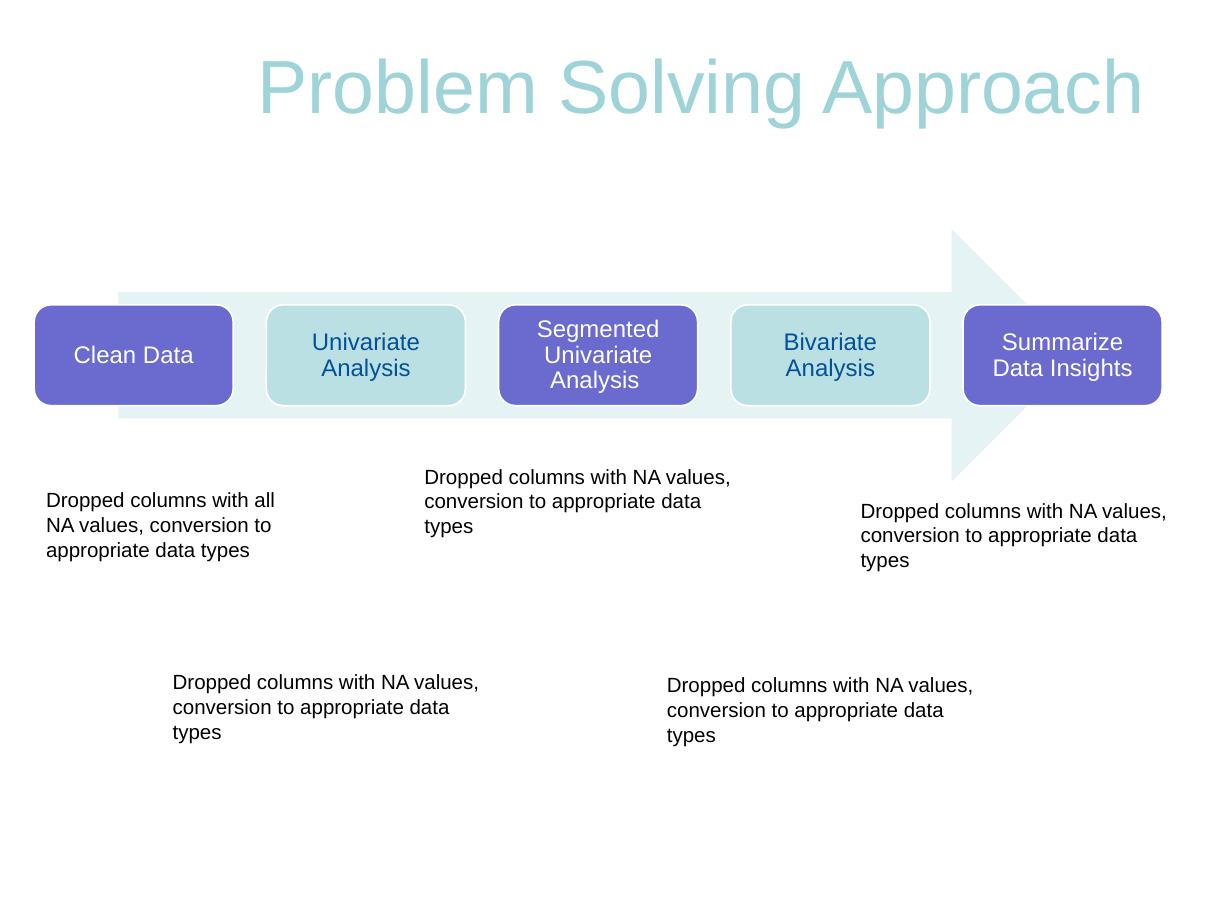
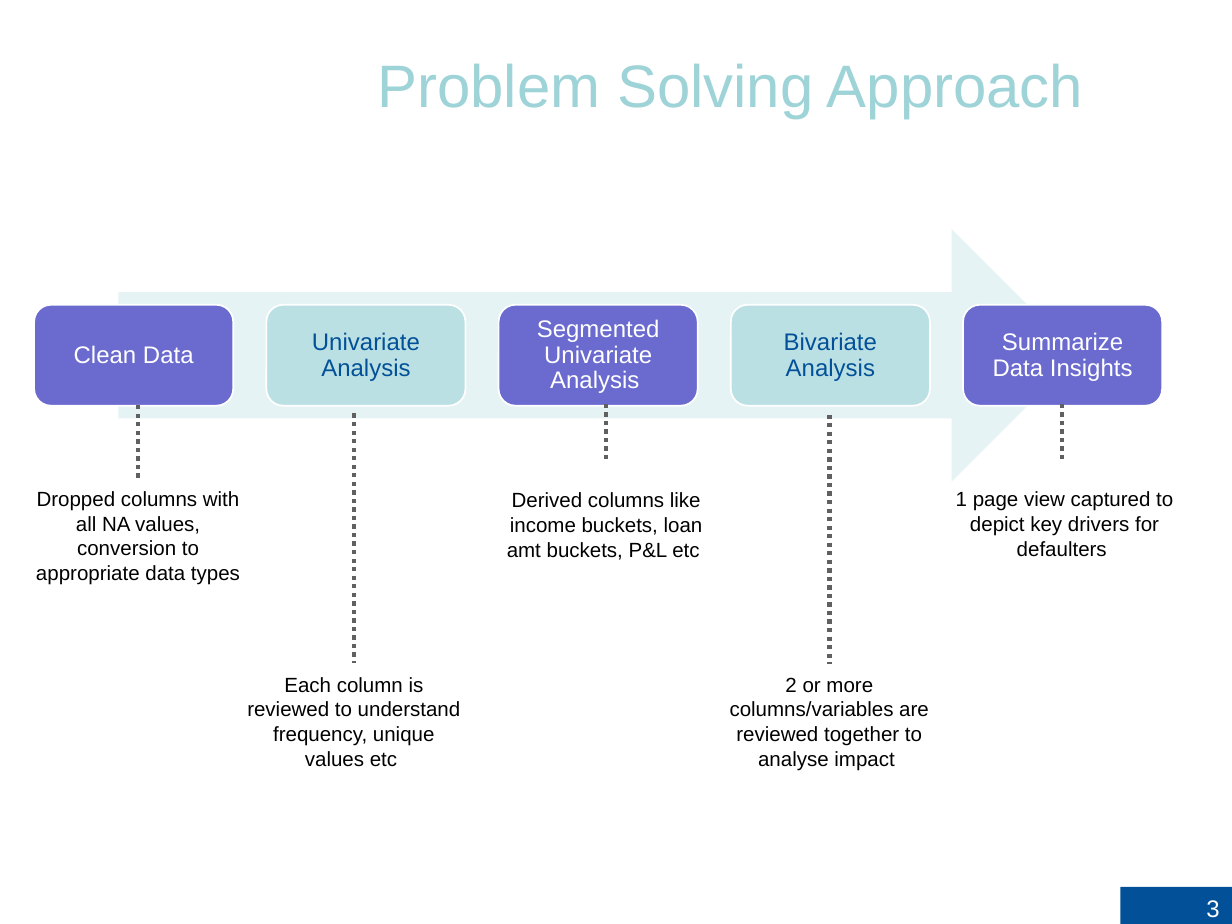
Before and after one commit to RujDha/LendingClub-CaseStudy, a slide deck: slide 3 of LeandingClub-CaseStudy.pptx. Drawn at 1232x924 pixels with LibreOffice and Linux fonts; fonts in the diff are those of the drawing; background and template pictures are left out. Boxes give left, top, right and bottom in pixels: in the first picture for what was removed or moved away, otherwise in the second. Text is boxed around its words. In the diff, an @@ line names an element or a change of style, - is before the commit and + after.

Commit message:
version of 27-Sep

```diff
--- a/LeandingClub-CaseStudy.pptx
+++ b/LeandingClub-CaseStudy.pptx
@@ title "Problem Solving Approach": place and size @@
-title "Problem Solving Approach" at [258, 58, 1144, 128]
+title "Problem Solving Approach" at [377, 64, 1083, 119]
@@ title "Problem Solving Approach" at [377, 64, 1083, 119]: size 44 to 35 pt @@
@@ line added from (138, 405) to (138, 482), #606060 2.5 pt dashed @@
@@ line added from (354, 414) to (354, 663), #606060 2.5 pt dashed @@
@@ line added from (606, 404) to (606, 461), #606060 2.5 pt dashed @@
@@ line added from (829, 415) to (829, 664), #606060 2.5 pt dashed @@
@@ line added from (1062, 404) to (1062, 461), #606060 2.5 pt dashed @@
@@ text "Dropped columns with all NA ...": place and size @@
-text "Dropped columns with all NA ..." at [46, 492, 275, 562]
+text "Dropped columns with all NA ..." at [36, 491, 240, 585]
@@ text "Dropped columns with all NA ..." at [36, 491, 240, 585]: alignment left to centre @@
@@ text at [507, 492, 703, 560]: text changed @@
-Dropped columns with NA values, conversion to appropriate data types
+Derived columns like income buckets, loan amt buckets, P&L etc
@@ text at [956, 491, 1173, 557]: text changed @@
-Dropped columns with NA values, conversion to appropriate data types
+1 page view captured to depict key drivers for defaulters
@@ text at [247, 677, 461, 767]: text changed @@
-Dropped columns with NA values, conversion to appropriate data types
+Each column is reviewed to understand frequency, unique values etc
@@ text at [730, 677, 929, 771]: text changed @@
-Dropped columns with NA values, conversion to appropriate data types
+2 or more columns/variables are reviewed together to analyse impact
@@ page number added at [1120, 887, 1232, 924], fill #025198, 14 pt, text #FFFFFF @@
+3
```
Also in this commit, not shown: 8 other slides changed, 7 slides added, 3 slides removed.
